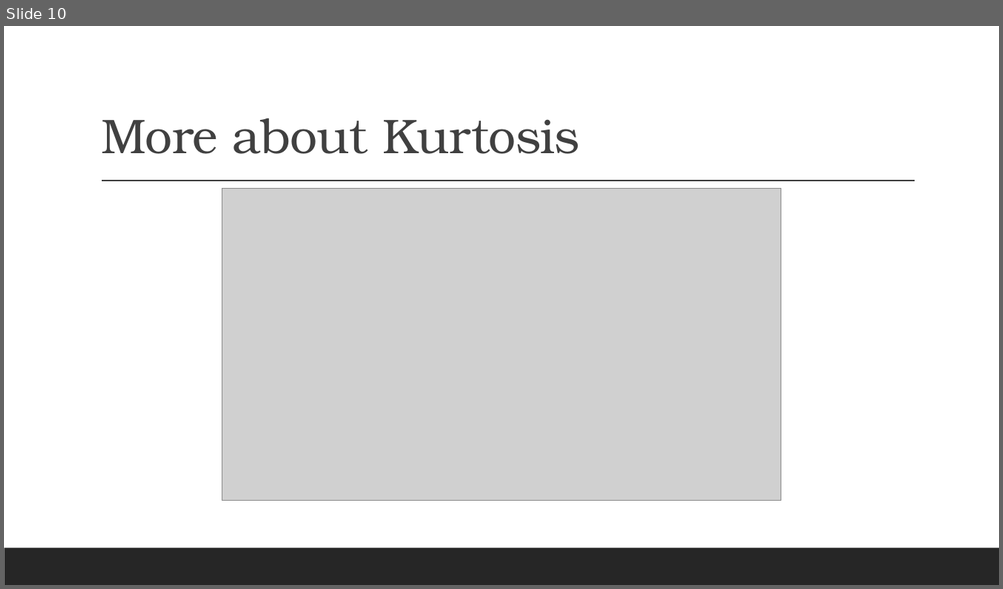
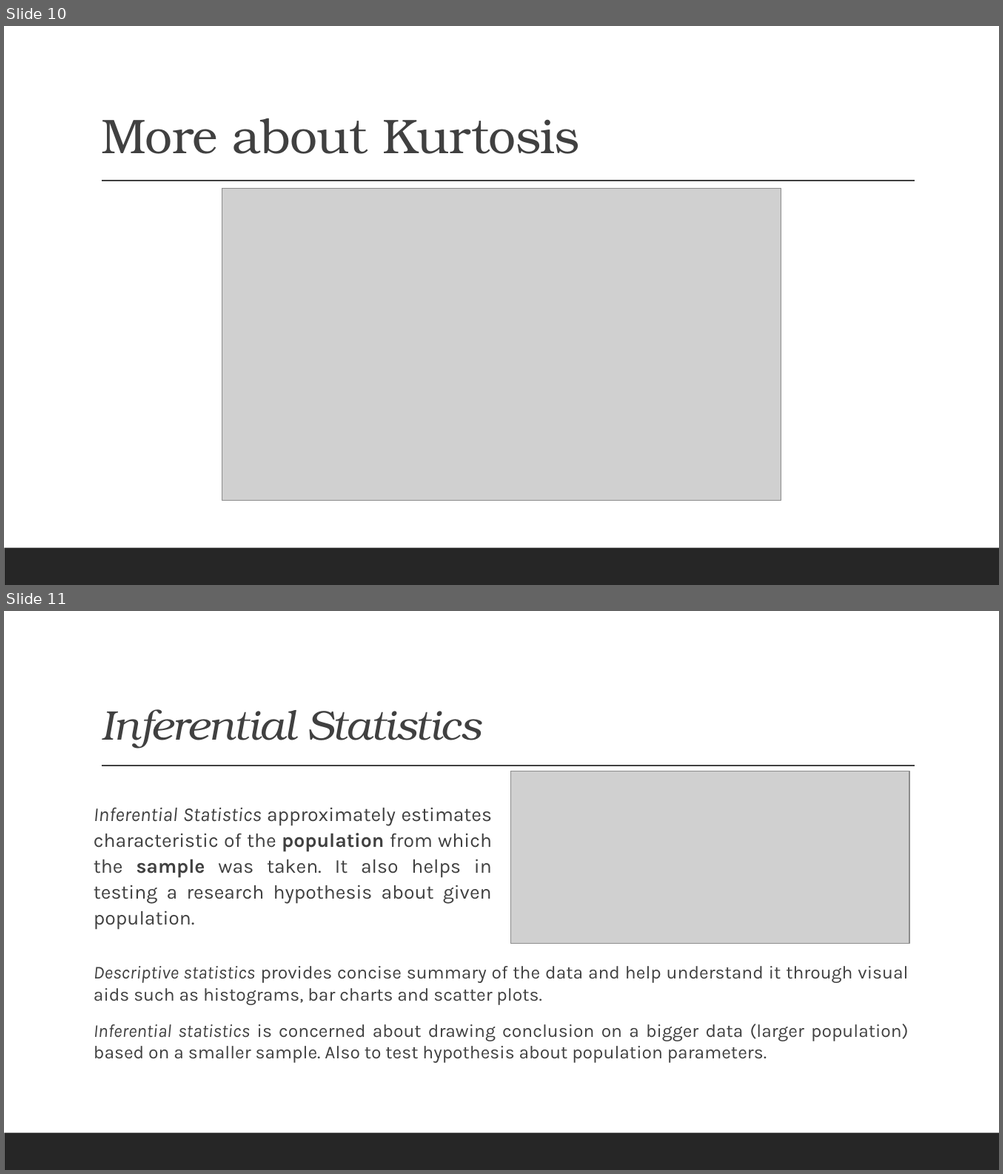
Before and after one commit to sanjeev-kallepalli/training, a slide deck: statistics/Statistics.pptx. Shown one above the other, each under a label of ours: slide 10 before the commit, slides 10 and 11 after it. The pictures are 1003x589 and 1003x1174 pixels, drawn with LibreOffice and Linux fonts; fonts in the diff are those of the drawing; grey boxes stand for pictures. Boxes give left, top, right and bottom in pixels: in the first picture for what was removed or moved away, otherwise in the second. Text is boxed around its words. In the diff, an @@ line names an element or a change of style, - is before the commit and + after.

```diff
--- a/statistics/Statistics.pptx
+++ b/statistics/Statistics.pptx
@@ slide 11 added at [4,611,999,1170], background #FFFFFF; not listed: 2 template elements that a slide beside it also shows @@
@@ title added at [101,709,481,749], 40 pt, text #404040, italic @@
+Inferential Statistics
@@ picture added at [511,772,909,944] @@
@@ text added at [94,807,492,904], 19 pt, text #404040 @@
+Inferential Statistics approximately estimates characteristic of the population from which the sample was taken. It also helps in testing a research hypothesis about given population.
@@ text added at [94,966,908,1063], 17.6 pt, text #404040 @@
+Descriptive statistics provides concise summary of the data and help understand it through visual aids such as histograms, bar charts and scatter plots.
+Inferential statistics is concerned about drawing conclusion on a bigger data (larger population) based on a smaller sample. Also to test hypothesis about population parameters.
```
Also in this commit, not shown: 6 other slides added, 2 other files.
